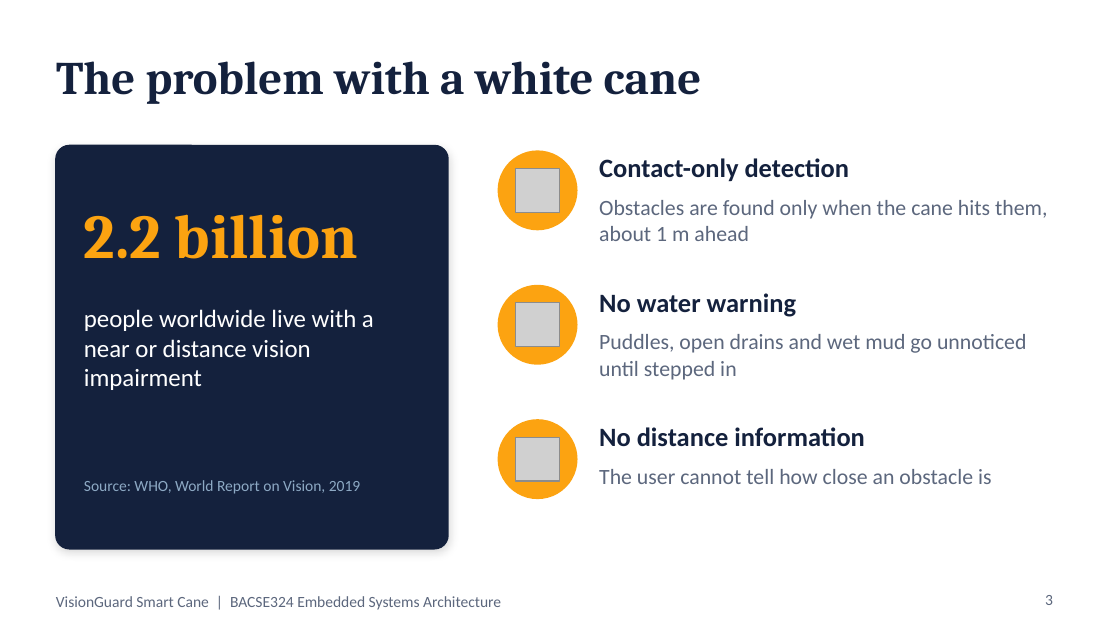
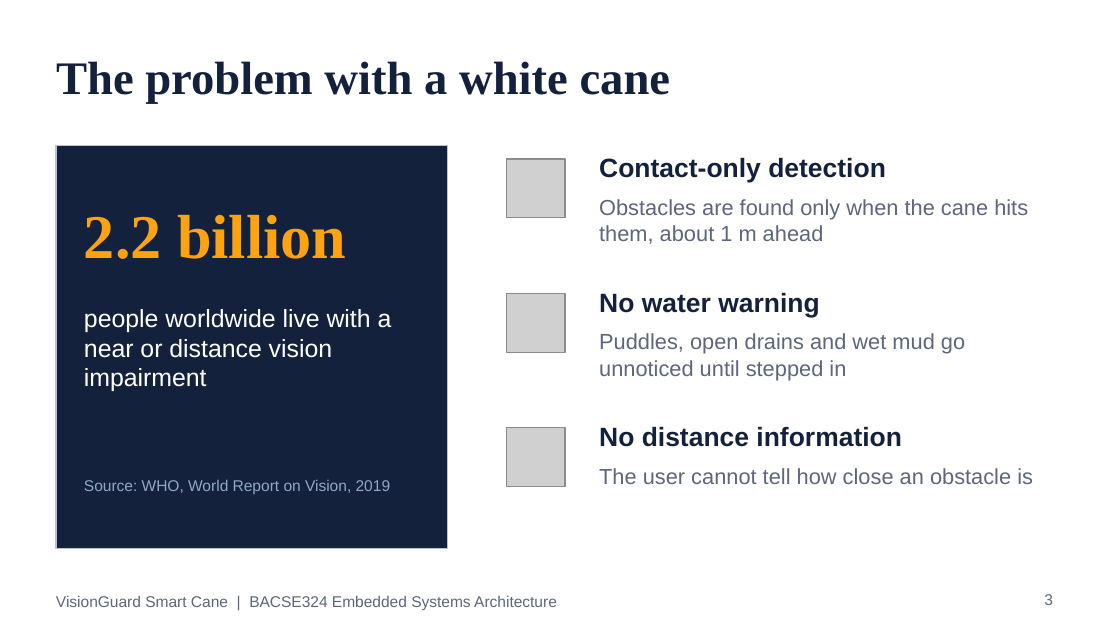
Before and after one commit to darshanpvt007-afk/visionguard-smart-cane, a slide deck: slide 3 of docs/VisionGuard_Presentation.pptx. Drawn at 1120x630 pixels with LibreOffice and Linux fonts; fonts in the diff are those of the drawing; grey boxes stand for pictures. Boxes give left, top, right and bottom in pixels: in the first picture for what was removed or moved away, otherwise in the second. Text is boxed around its words. In the diff, an @@ line names an element or a change of style, - is before the commit and + after.

```diff
--- a/docs/VisionGuard_Presentation.pptx
+++ b/docs/VisionGuard_Presentation.pptx
@@ title "The problem with a white ..." at box(56, 61, 671, 104): font Cambria to Times New Roman @@
@@ rectangle at box(56, 146, 448, 549): rounded rectangle to rectangle; outline #14213D 1 pt to #B8C4D6 0.75 pt; shadow off @@
@@ ellipse removed at box(498, 151, 577, 230) @@
@@ picture: place and size @@
-picture at box(515, 168, 559, 212)
+picture at box(506, 159, 566, 218)
@@ text "2.2 billion" at box(84, 215, 346, 259): font Cambria to Times New Roman @@
@@ ellipse removed at box(498, 286, 577, 364) @@
@@ picture: place and size @@
-picture at box(515, 302, 559, 346)
+picture at box(506, 293, 566, 353)
@@ ellipse removed at box(498, 420, 577, 498) @@
@@ picture: place and size @@
-picture at box(515, 437, 559, 480)
+picture at box(506, 428, 566, 487)
@@ font Calibri to Arial in 10 elements at box(84, 309, 392, 391), box(84, 480, 391, 494), box(1044, 594, 1053, 605), box(56, 595, 557, 610), box(599, 157, 886, 183), box(599, 199, 1028, 244), box(599, 292, 819, 317), box(599, 333, 965, 380), box(599, 426, 901, 447), box(599, 468, 1033, 484) @@
```
Also in this commit, not shown: 24 other slides changed, 7 other files.
